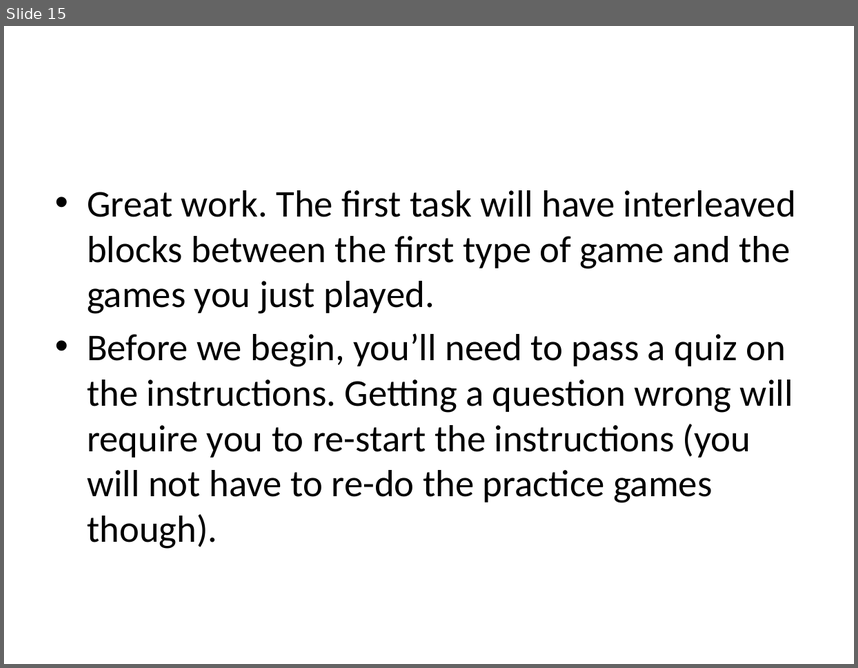
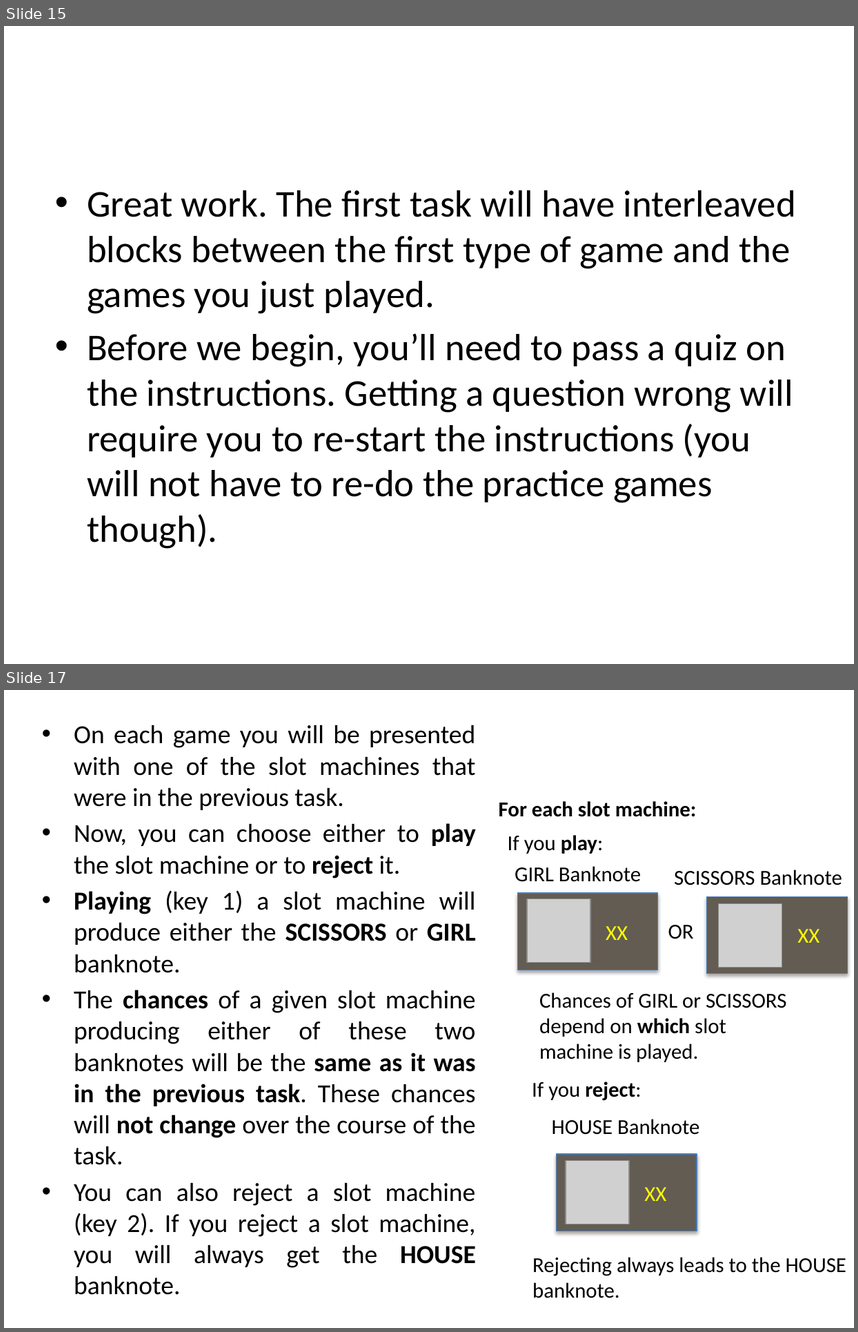
Before and after one commit to evanrussek/uws_jsp, a slide deck: Stimuli/uws_instr_slides.pptx. Shown one above the other, each under a label of ours: slide 15 before the commit, slides 15 and 17 after it; the slides between them are not shown. The pictures are 858x668 and 858x1332 pixels, drawn with LibreOffice and Linux fonts; fonts in the diff are those of the drawing; grey boxes stand for pictures. Boxes give left, top, right and bottom in pixels: in the first picture for what was removed or moved away, otherwise in the second. Text is boxed around its words. In the diff, an @@ line names an element or a change of style, - is before the commit and + after.

```diff
--- a/Stimuli/uws_instr_slides.pptx
+++ b/Stimuli/uws_instr_slides.pptx
@@ slide 17 added at box(4, 690, 854, 1328), background #FFFFFF @@
@@ text added at box(74, 725, 476, 1263), 22 pt, text #000000 @@
+• On each game you will be presented with one of the slot machines that were in the previous task.
+• Now, you can choose either to play the slot machine or to reject it.
+• Playing (key 1) a slot machine will produce either the SCISSORS or GIRL banknote.
+• The chances of a given slot machine producing either of these two banknotes will be the same as it was in the previous task. These chances will not change over the course of the task.
+• You can also reject a slot machine (key 2). If you reject a slot machine, you will always get the HOUSE banknote.
@@ text added at box(499, 801, 697, 817), 18 pt, text #000000, bold @@
+For each slot machine:
@@ text added at box(508, 835, 604, 854), 18 pt, text #000000 @@
+If you play:
@@ text added at box(515, 866, 641, 882), 18 pt, text #000000 @@
+GIRL Banknote
@@ text added at box(674, 869, 842, 885), 18 pt, text #000000 @@
+SCISSORS Banknote
@@ rectangle added at box(517, 893, 657, 971), fill #635C52, outline #4B7EBC 0.75 pt @@
@@ rectangle added at box(707, 896, 847, 974), fill #635C52, outline #4B7EBC 0.75 pt @@
@@ picture added at box(527, 899, 590, 963) @@
@@ picture added at box(718, 903, 782, 967) @@
@@ text added at box(606, 926, 628, 940), 18 pt, text #FFFF00 @@
+XX
@@ text added at box(668, 925, 694, 939), 18 pt, text #000000 @@
+OR
@@ text added at box(797, 929, 820, 943), 18 pt, text #FFFF00 @@
+XX
@@ text added at box(539, 992, 786, 1062), 18 pt, text #000000 @@
+Chances of GIRL or SCISSORS depend on which slot machine is played.
@@ text added at box(532, 1081, 641, 1101), 18 pt, text #000000 @@
+If you reject:
@@ text added at box(552, 1118, 700, 1134), 18 pt, text #000000 @@
+HOUSE Banknote
@@ rectangle added at box(557, 1154, 697, 1232), fill #635C52, outline #4B7EBC 0.75 pt @@
@@ picture added at box(566, 1160, 630, 1224) @@
@@ text added at box(644, 1187, 666, 1201), 18 pt, text #FFFF00 @@
+XX
@@ text added at box(533, 1256, 846, 1298), 18 pt, text #000000 @@
+Rejecting always leads to the HOUSE banknote.
```
Also in this commit, not shown: 8 other slides added, 10 other files.
